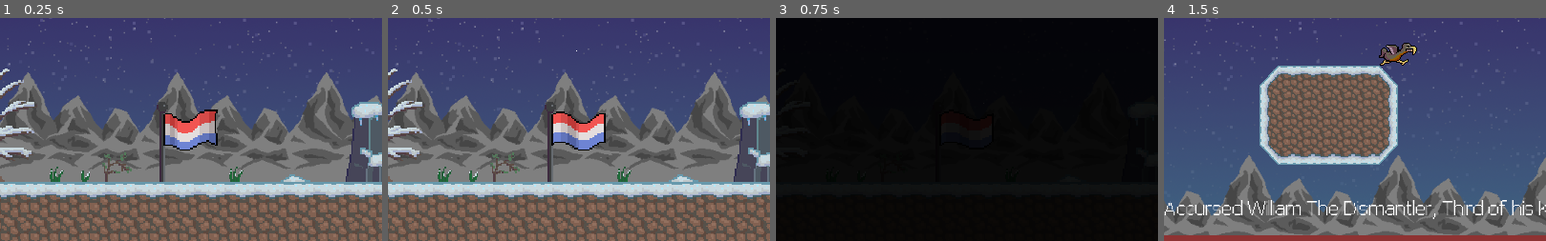
Above: before the commit, frames 1-4 (left to right).
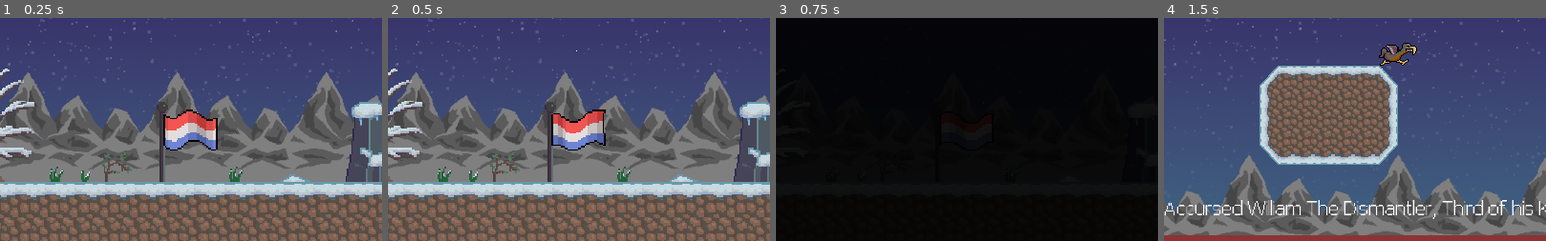
Above: after the commit, the same moments.

Repository: Struckdown/GDQ2021
Game: Godot game, scene res://MainMenu.tscn
Same seed, same stepped clock (60 frames per second), same inputs: the game is played once before the commit and once after it. The engine's default icon, where the game draws it, is replaced by a stand-in: a white triangle on a blue panel in a dark square. Sound files missing from this copy of the repository are replaced by a short silence.
Inputs:
- Up to frame 1 (0.25 s): no input
- Up to frame 2 (0.5 s): no input
- Up to frame 3 (0.75 s): click "Play" at 0.5 s
- Up to frame 4 (1.5 s): hold D (right) from 1.28 s (still down); tap Shift (dash) at 1.35 s
The pictures show only the part of the screen within x 26-76%, y 43-93%; the shares and areas given below are measured in that part.

The runs differ from the first frame. In frame 1, 1.9% of the frame differs, in the area x 43-57%, y 41-60%; in frame 2, 1.9%; in frame 3, less than 0.1%; in frame 4, nothing differs.

Commit message:
Added basic camera shake

Diff:
--- a/Dodo/Dodo.gd
+++ b/Dodo/Dodo.gd
@@ -95,6 +95,7 @@
 func takeDamage():
 	if invulnerable:
 		return
+	CameraManager.addTrauma(3)
 	$InvulnerabilityPlayer.play("Invulnerable")
 	invulnerable = true
 	health -= 1
--- a/MainLevel.gd
+++ b/MainLevel.gd
@@ -4,6 +4,7 @@
 
 # Called when the node enters the scene tree for the first time.
 func _ready():
+	CameraManager.cameraRef = $Dodo/Camera2D
 	pass # Replace with function body.
 
 
--- a/MainLevel.tscn
+++ b/MainLevel.tscn
@@ -35,7 +35,9 @@
 scale = Vector2( 2, 2 )
 healthRef = NodePath("../CanvasLayer/Health")
 
-[node name="Camera2D" type="Camera2D" parent="Dodo"]
+[node name="Camera2D" type="Camera2D" parent="Dodo" groups=[
+"Camera",
+]]
 current = true
 zoom = Vector2( 1.5, 1.5 )
 smoothing_enabled = true
--- a/MainMenu.tscn
+++ b/MainMenu.tscn
@@ -99,7 +99,7 @@
 position = Vector2( 515.958, 429.513 )
 scale = Vector2( 2.20263, 2.14316 )
 frames = SubResource( 5 )
-frame = 2
+frame = 1
 playing = true
 
 [node name="GameTerrain" type="TileMap" parent="."]
--- a/Mechs/KillerDutchMech.gd
+++ b/Mechs/KillerDutchMech.gd
@@ -36,6 +36,7 @@
 	m.global_rotation = l.global_rotation
 	l.get_child(0).emitting = true
 	yield(get_tree().create_timer(0.4), "timeout")
+	$MissileLaunchedSFX.play()
 	$UpperArmL/ArmL/HandL.texture = load("res://art/spr_hands.png")
 	$UpperArmR/ArmR/HandR.texture = load("res://art/spr_hands.png")
 
--- a/Mechs/KillerDutchMech.tscn
+++ b/Mechs/KillerDutchMech.tscn
@@ -7,6 +7,7 @@
 [ext_resource path="res://art/spr_body.png" type="Texture" id=5]
 [ext_resource path="res://art/spr_hands.png" type="Texture" id=6]
 [ext_resource path="res://art/spr_smokecloud.png" type="Texture" id=7]
+[ext_resource path="res://SFX/Missile Launch 1.mp3" type="AudioStream" id=8]
 
 [sub_resource type="Gradient" id=11]
 colors = PoolColorArray( 1, 1, 1, 1, 1, 1, 1, 0 )
@@ -16,7 +17,7 @@
 
 [sub_resource type="Curve" id=13]
 max_value = 3.0
-_data = [ Vector2( 0, 1 ), 0.0, 0.0, 0, 0, Vector2( 0.997126, 3 ), 0.0, 0.0, 0, 0 ]
+_data = [ Vector2( 0, 1 ), 0.0, 5.19161, 0, 0, Vector2( 0.997126, 3 ), 0.0, 0.0, 0, 0 ]
 
 [sub_resource type="CurveTexture" id=14]
 curve = SubResource( 13 )
@@ -426,7 +427,7 @@
 
 [node name="UpperArmL" type="Sprite" parent="."]
 position = Vector2( -116.179, -88.1709 )
-rotation = 0.199269
+rotation = 0.00604719
 texture = ExtResource( 1 )
 offset = Vector2( 0.826675, 70.6227 )
 hframes = 2
@@ -438,7 +439,7 @@
 
 [node name="ArmL" type="Sprite" parent="UpperArmL"]
 position = Vector2( -0.748195, 137.689 )
-rotation = -7.69068
+rotation = -7.21593
 texture = ExtResource( 1 )
 offset = Vector2( -0.421516, -69.7946 )
 hframes = 2
@@ -448,7 +449,7 @@
 
 [node name="HandL" type="Sprite" parent="UpperArmL/ArmL"]
 position = Vector2( 0.587658, -138.431 )
-rotation = 0.997433
+rotation = 0.714066
 texture = ExtResource( 6 )
 offset = Vector2( 2.26794, -65.4607 )
 hframes = 2
@@ -470,7 +471,7 @@
 
 [node name="UpperArmR" type="Sprite" parent="."]
 position = Vector2( 109.81, -88.1709 )
-rotation = -0.0352719
+rotation = 0.0292979
 texture = ExtResource( 1 )
 offset = Vector2( 0.826675, 70.6227 )
 hframes = 2
@@ -481,7 +482,7 @@
 
 [node name="ArmR" type="Sprite" parent="UpperArmR"]
 position = Vector2( -0.748195, 137.689 )
-rotation = 1.33396
+rotation = 1.01713
 texture = ExtResource( 1 )
 offset = Vector2( -0.421516, -69.7946 )
 hframes = 2
@@ -492,7 +493,7 @@
 
 [node name="HandR" type="Sprite" parent="UpperArmR/ArmR"]
 position = Vector2( 2.1962, -144.387 )
-rotation = -0.85162
+rotation = -0.601198
 texture = ExtResource( 6 )
 offset = Vector2( -5.76402, -58.4693 )
 hframes = 2
@@ -504,6 +505,15 @@
 [node name="Position2D" type="Position2D" parent="UpperArmR/ArmR/HandR"]
 position = Vector2( -16.7871, -36.792 )
 
+[node name="Particles2D2" type="Particles2D" parent="UpperArmR/ArmR/HandR/Position2D"]
+emitting = false
+amount = 2
+one_shot = true
+speed_scale = 2.0
+explosiveness = 1.0
+process_material = SubResource( 15 )
+texture = ExtResource( 7 )
+
 [node name="AnimationPlayer" type="AnimationPlayer" parent="."]
 anims/batLHand = SubResource( 3 )
 anims/rest = SubResource( 4 )
@@ -529,5 +539,8 @@
 root_motion_track = NodePath("Body:position")
 parameters/playback = SubResource( 10 )
 
+[node name="MissileLaunchedSFX" type="AudioStreamPlayer2D" parent="."]
+stream = ExtResource( 8 )
+
 [connection signal="timeout" from="MissileLauncherTimer" to="." method="_on_MissileLauncherTimer_timeout"]
 [connection signal="animation_finished" from="InvulnerableAnimationPlayer" to="." method="_on_InvulnerableAnimationPlayer_animation_finished"]
--- /dev/null
+++ b/Scripts/CameraManager.gd
@@ -0,0 +1,22 @@
+extends Node2D
+
+var trauma = 0
+var cameraRef
+
+# Called when the node enters the scene tree for the first time.
+func _ready():
+	pass # Replace with function body.
+
+
+# Called every frame. 'delta' is the elapsed time since the previous frame.
+func _process(delta):
+	trauma *= 0.95
+	shake()
+
+func shake():
+	if trauma > 0:
+		cameraRef.offset = Vector2(randf(), randf()) * trauma*10
+
+
+func addTrauma(val):
+	trauma += val
--- /dev/null
+++ b/Scripts/CameraManager.tscn
@@ -0,0 +1,6 @@
+[gd_scene load_steps=2 format=2]
+
+[ext_resource path="res://Scripts/CameraManager.gd" type="Script" id=1]
+
+[node name="CameraManager" type="Node2D"]
+script = ExtResource( 1 )
--- a/project.godot
+++ b/project.godot
@@ -19,6 +19,7 @@
 [autoload]
 
 SceneTransition="*res://SceneTransition.tscn"
+CameraManager="*res://Scripts/CameraManager.tscn"
 
 [display]
 
Not shown: 1 places in Mechs/KillerDutchMech.tscn that only renumber resources
Not shown, changed: SFX/Missile Launch 1.mp3.import
Not shown, changed: SFX/Missile Launch 2.mp3.import
